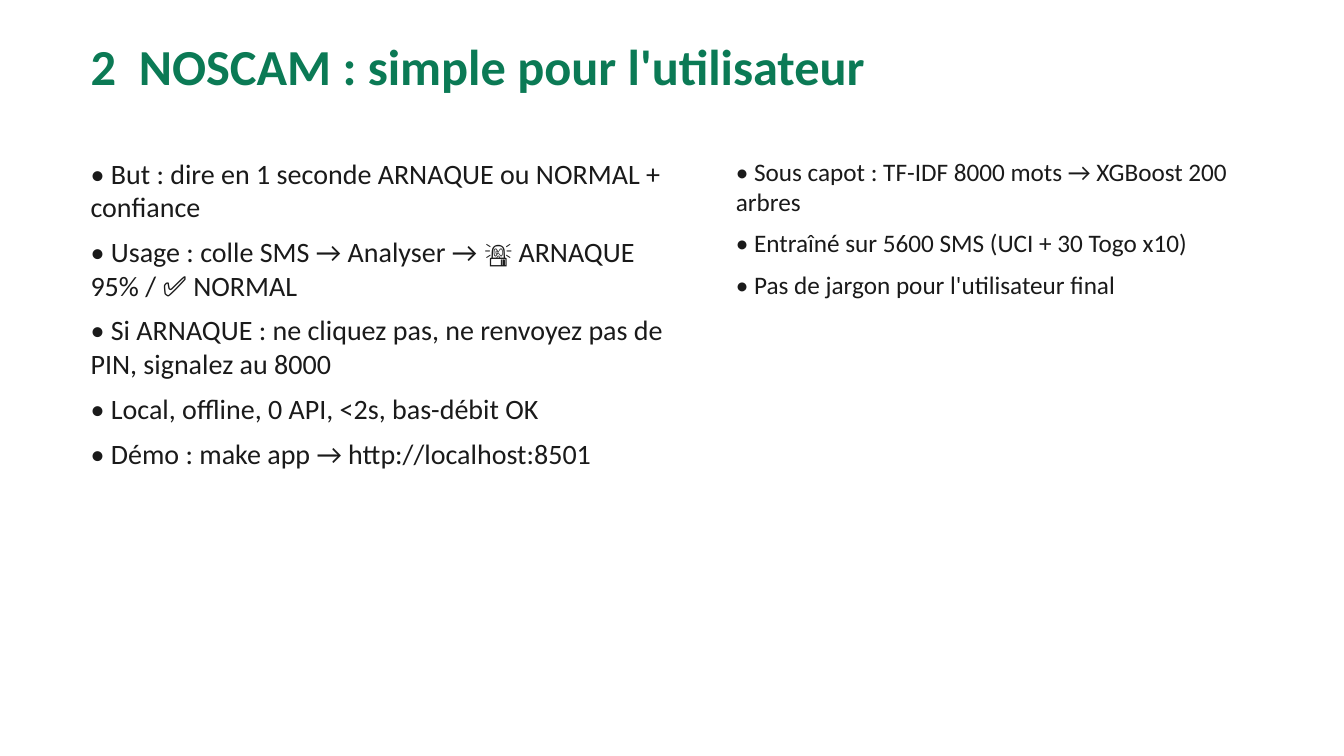
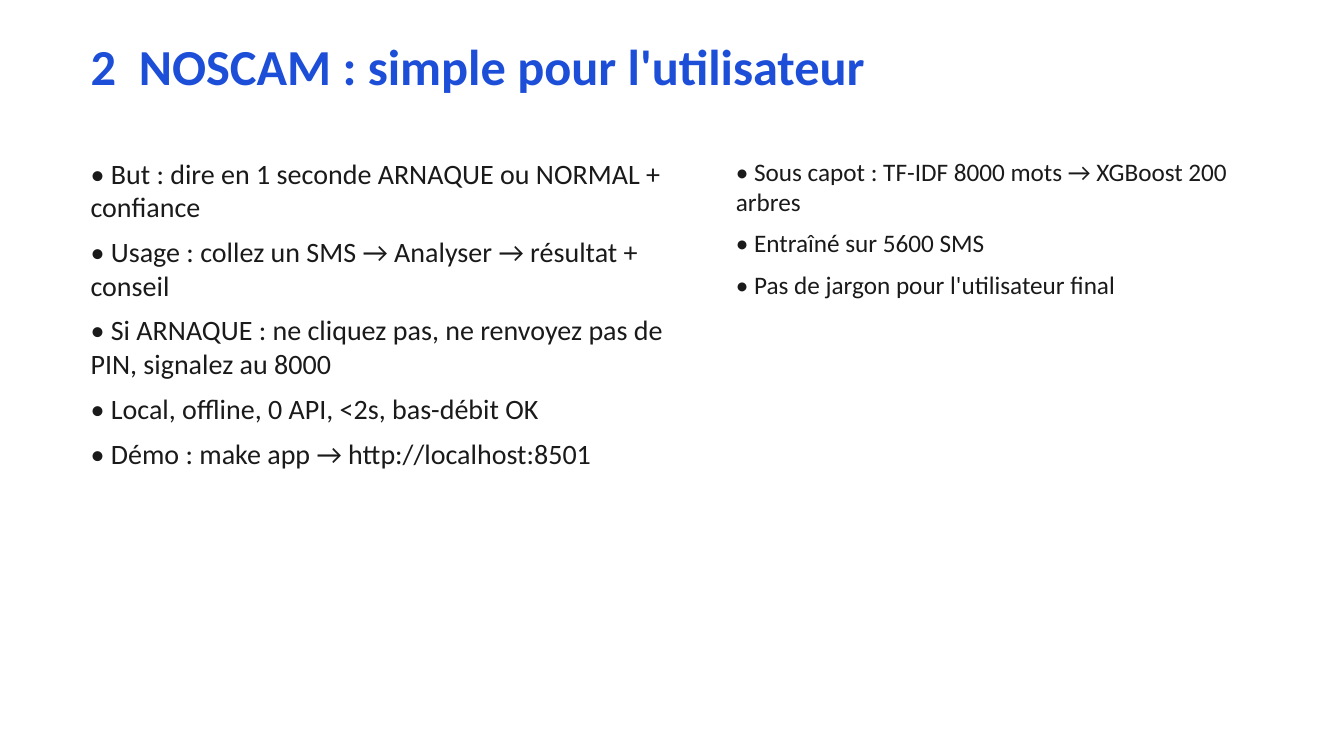
Before and after one commit to yakuzas2345/ai4youth, a slide deck: slide 3 of NOSCAM_PITCH.pptx. Drawn at 1344x756 pixels with LibreOffice and Linux fonts; fonts in the diff are those of the drawing. Boxes give left, top, right and bottom in pixels: in the first picture for what was removed or moved away, otherwise in the second. Text is boxed around its words. In the diff, an @@ line names an element or a change of style, - is before the commit and + after.

Commit message:
slides NOSCAM bleus, consigne generique, sans mention video

```diff
--- a/NOSCAM_PITCH.pptx
+++ b/NOSCAM_PITCH.pptx
@@ text "2 NOSCAM : simple pour ..." at [91, 49, 865, 93]: text colour #0B7A55 to #1D4ED8 @@
@@ text at [754, 234, 985, 252]: text changed @@
-• Entraîné sur 5600 SMS (UCI + 30 Togo x10)
+• Entraîné sur 5600 SMS
@@ text at [91, 242, 617, 297]: text changed @@
-• Usage : colle SMS → Analyser → 🚨 ARNAQUE 95% / ✅ NORMAL
+• Usage : collez un SMS → Analyser → résultat + conseil
```
Also in this commit, not shown: 4 other slides changed.
